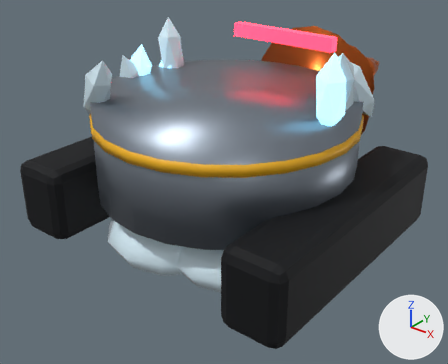
One commit to the FBX model Assets/Resources/Models/Enemies/Driller.fbx: the scene before it, then after it.
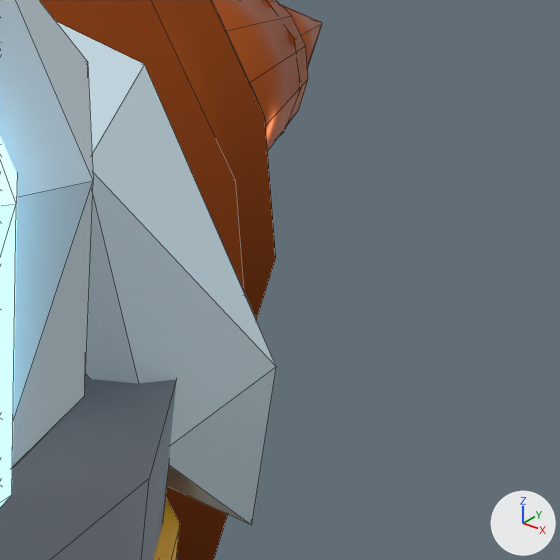
Old and new are each drawn whole from a 50 mm camera at (2.07, -2.71, 1.89) aimed at (-0.17, 0.09, 0.16) and again close up on the part from 77% to 91% of the width and 16% to 33% of the height. Every picture has the same lights, and +X, +Y and +Z are marked at lower right. The first two pictures are the older version. The close-ups show mesh edges as thin lines. Where no turn or scale is listed for an object, it has been applied to the vertices.

In view in the first close-up: 'Copper_Bit0', 'Copper_Bit1', 'Copper_Bit2', 'Copper_Tip0', 'Hazard_Band0.002', 'IceGlow_Frost4', 'Ice_Frost3', 'Ice_Frost9', 'Steel_Body0'.
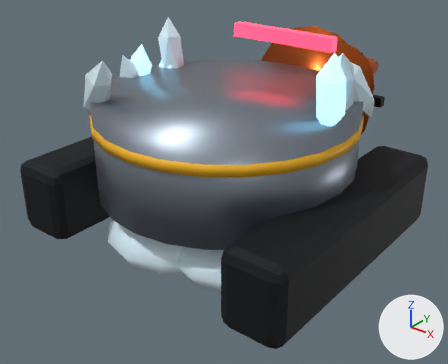
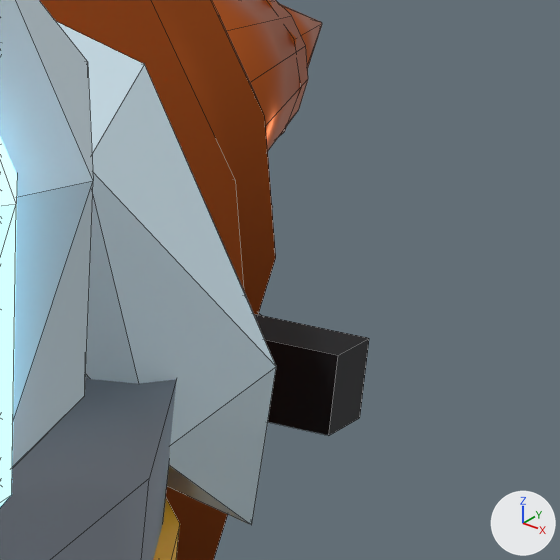
Not visible in the close-ups: 'Tread_Flute1'.

Boxes (x1, y1, x2, y2) around the edits, measured in the close-ups (560 x 560 px):
'Tread_Flute0', added (black): after (254, 314, 369, 435)

The change, as a list of edits to the scene's bpy script:
```text
Add me_flute:
    me_flute.from_pydata(...)  # a box spanning x -0.461..0.461, y -0.025..0.025, z -0.03..0.03
    me_flute.materials.append(mat_tread)  # black #0d1014
Add me_flute_001:
    me_flute_001.from_pydata([(-0.264, -0.025, 0.118), (-0.234, -0.025, 0.169), (-0.264, 0.025, 0.118), (-0.234, 0.025, 0.169), (0.234, -0.025, -0.169), (0.264, -0.025, -0.118), (0.234, 0.025, -0.169), (0.264, 0.025, -0.118)], [], [(0, 1, 3, 2), (2, 3, 7, 6), (6, 7, 5, 4), (4, 5, 1, 0), (2, 6, 4, 0), (7, 3, 1, 5)])
    me_flute_001.materials.append(mat_tread)  # black #0d1014
Add ob_tread_flute0:
    ob_tread_flute0 = bpy.data.objects.new('Tread_Flute0', me_flute)
    ob_tread_flute0.location = (0.0, 0.95, 0.6)
Add ob_tread_flute1:
    ob_tread_flute1 = bpy.data.objects.new('Tread_Flute1', me_flute_001)
    ob_tread_flute1.location = (0.0, 1.3, 0.6)
```
